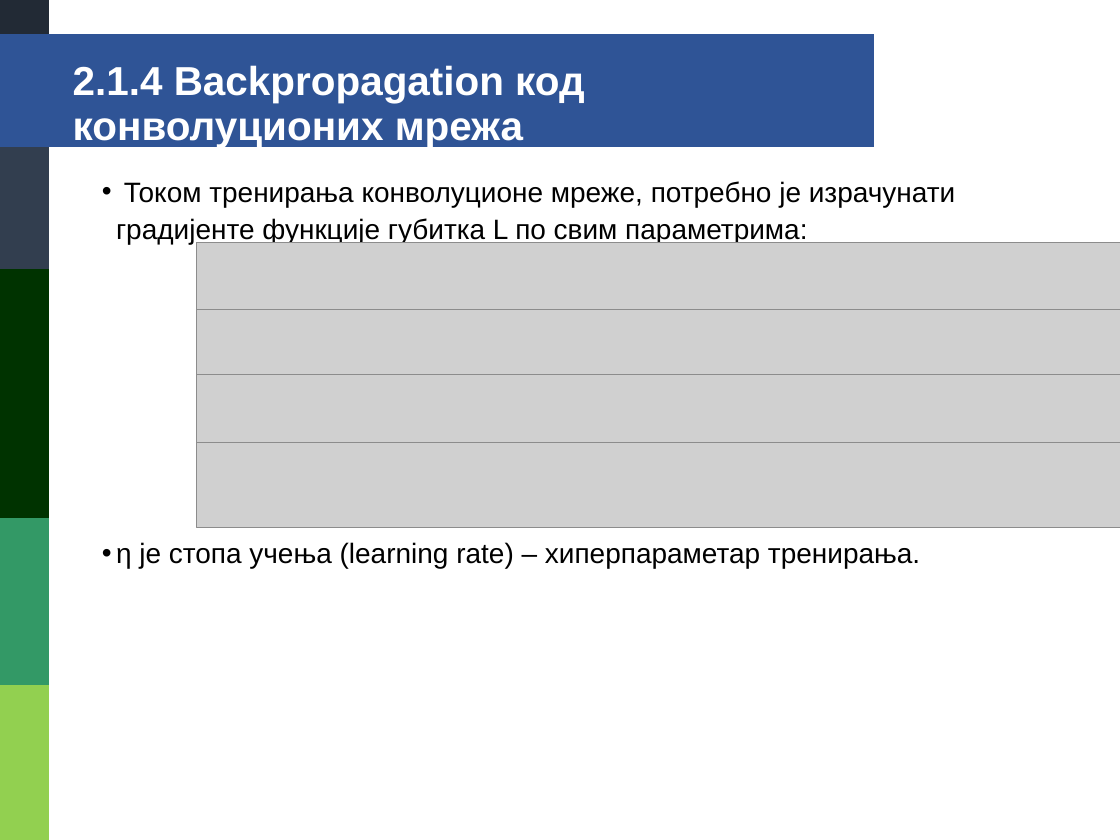
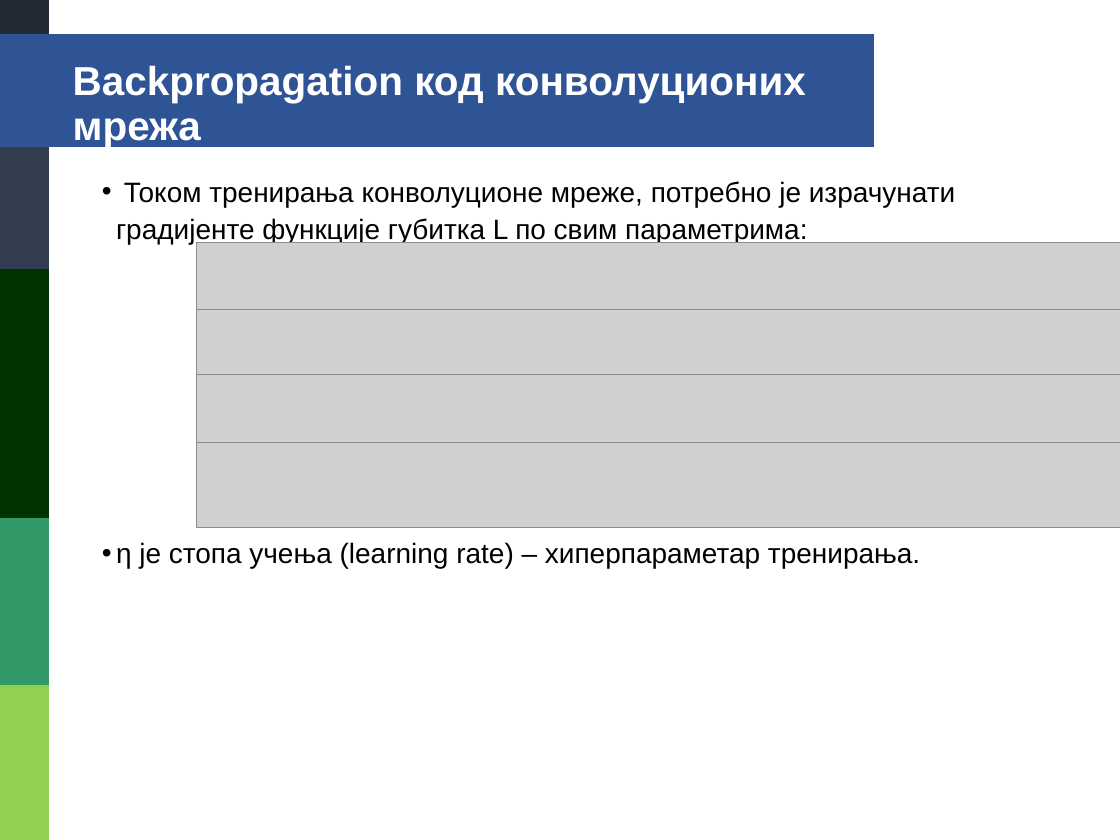
Before and after one commit to danilo-milosevic/ml-audio, a slide deck: slide 15 of drugi_deo/prezentacija/DaniloMilosevic1732.pptx (slide 16 before the commit). Drawn at 1120x840 pixels with LibreOffice and Linux fonts; fonts in the diff are those of the drawing; grey boxes stand for pictures. Boxes give left, top, right and bottom in pixels: in the first picture for what was removed or moved away, otherwise in the second. Text is boxed around its words. In the diff, an @@ line names an element or a change of style, - is before the commit and + after.

```diff
--- a/drugi_deo/prezentacija/DaniloMilosevic1732.pptx
+++ b/drugi_deo/prezentacija/DaniloMilosevic1732.pptx
@@ text at [73, 65, 806, 148]: text changed @@
-2.1.4 Backpropagation код конволуционих мрежа
+Backpropagation код конволуционих мрежа
```
Also in this commit, not shown: 53 other slides changed, 8 slides added, 2 slides removed.
